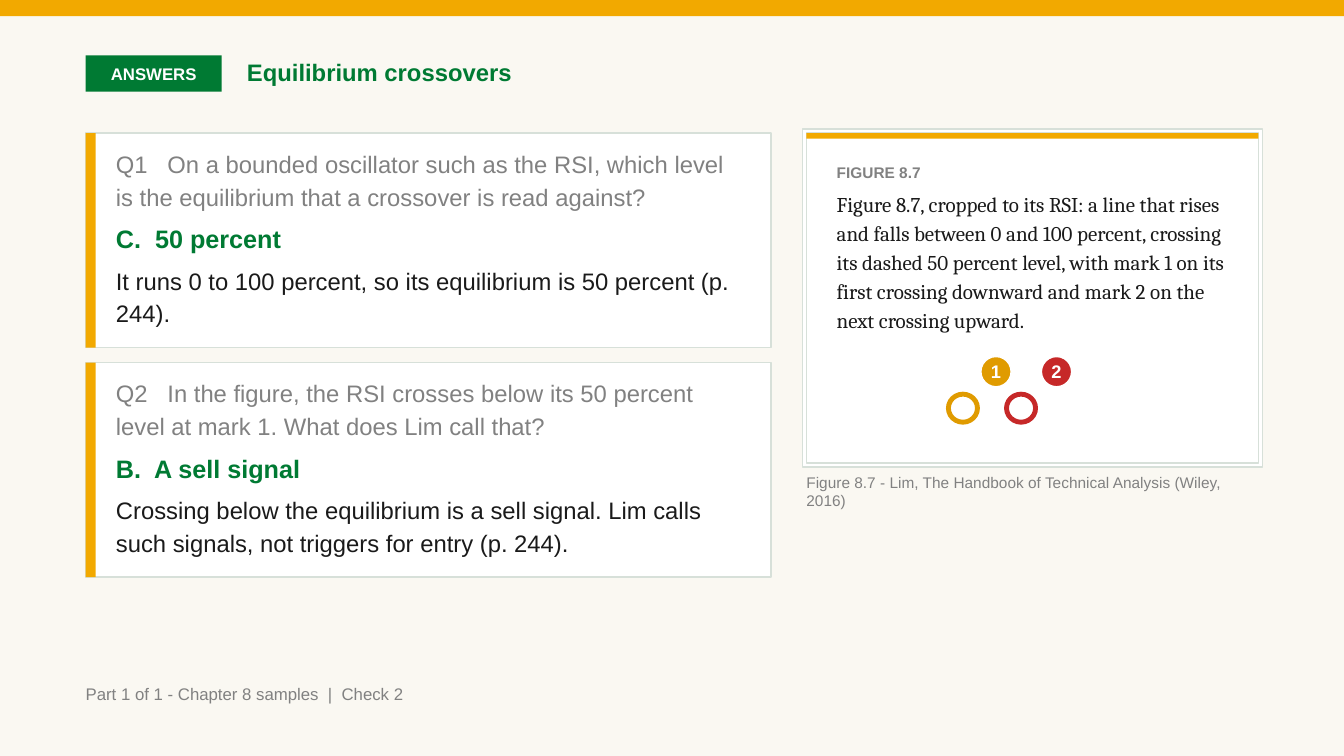
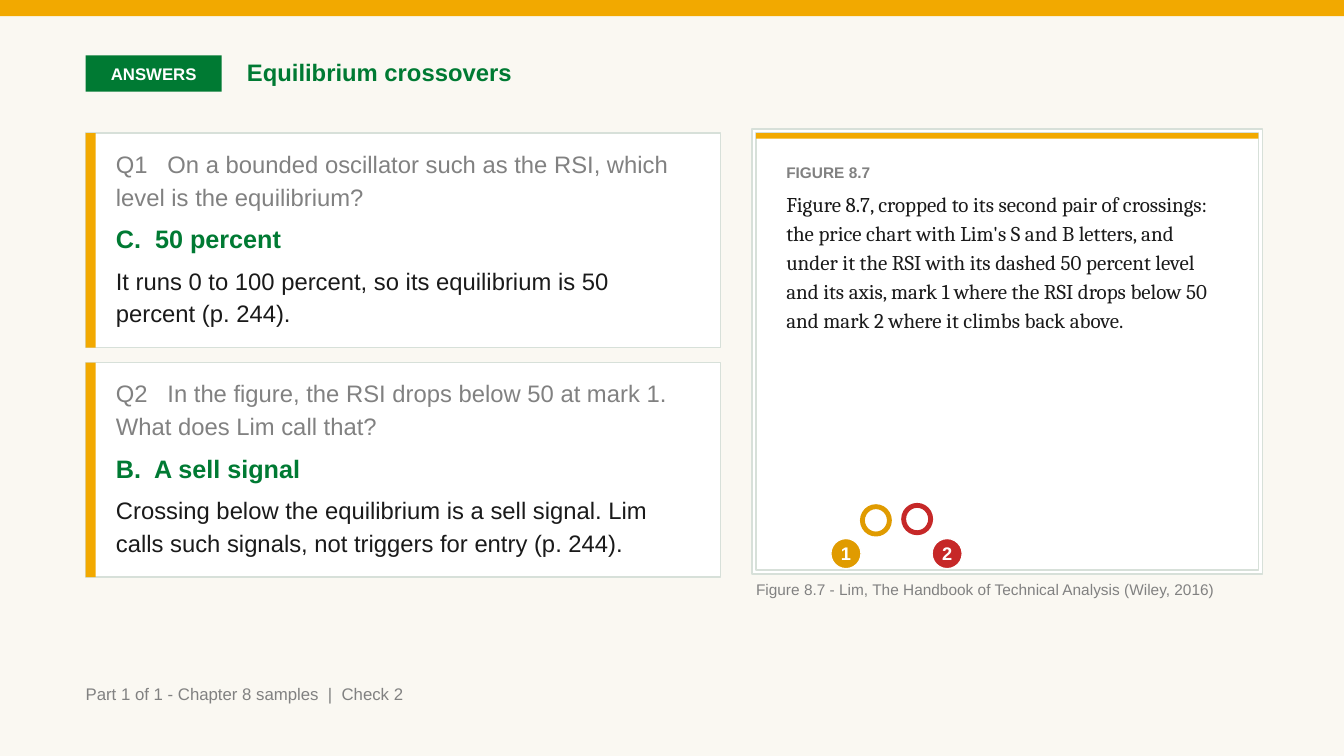
Before and after one commit to benjiesotelo-sudo/Telos_FIN1209, a slide deck: slide 19 of chapter-08/FIN1209-Chapter-08.pptx (slide 16 before the commit). Drawn at 1344x756 pixels with LibreOffice and Linux fonts; fonts in the diff are those of the drawing. Boxes give left, top, right and bottom in pixels: in the first picture for what was removed or moved away, otherwise in the second. Text is boxed around its words. In the diff, an @@ line names an element or a change of style, - is before the commit and + after.

Commit message:
Chapter 8 samples: fresh-read fixes (14 bars drawn, marks on the bar, reference slides, plain wording, one answer typeface)

```diff
--- a/chapter-08/FIN1209-Chapter-08.pptx
+++ b/chapter-08/FIN1209-Chapter-08.pptx
@@ rectangle: place and size @@
-rectangle at [86,133,771,348]
+rectangle at [86,133,721,348]
@@ rectangle: place and size @@
-rectangle at [803,129,1262,467]
+rectangle at [752,129,1262,574]
@@ rectangle: place and size @@
-rectangle at [807,133,1258,139]
+rectangle at [756,133,1258,139]
@@ rectangle: place and size @@
-rectangle at [807,133,1258,463]
+rectangle at [756,133,1258,570]
@@ text at [116,156,668,211]: text changed @@
-Q1 On a bounded oscillator such as the RSI, which level is the equilibrium that a crossover is read against?
+Q1 On a bounded oscillator such as the RSI, which level is the equilibrium?
@@ text "FIGURE 8.7": place and size @@
-text "FIGURE 8.7" at [837,167,1224,333]
+text "FIGURE 8.7" at [786,167,1207,329]
@@ text at [786,197,1207,329]: text changed @@
-Figure 8.7, cropped to its RSI: a line that rises and falls between 0 and 100 percent, crossing its dashed 50 percent level, with mark 1 on its first crossing downward and mark 2 on the next crossing upward.
+Figure 8.7, cropped to its second pair of crossings: the price chart with Lim's S and B letters, and under it the RSI with its dashed 50 percent level and its axis, mark 1 where the RSI drops below 50 and mark 2 where it climbs back above.
@@ text "C. 50 percent" rewrapped from [116,230,729,327] to [116,230,608,327] @@
@@ rectangle: place and size @@
-rectangle at [86,363,771,578]
+rectangle at [86,363,721,578]
@@ text at [116,385,667,435]: text changed @@
-Q2 In the figure, the RSI crosses below its 50 percent level at mark 1. What does Lim call that?
+Q2 In the figure, the RSI drops below 50 at mark 1. What does Lim call that?
@@ text "B. A sell signal" rewrapped from [116,459,701,557] to [116,459,646,557] @@
@@ ellipse: place and size @@
-ellipse at [949,394,978,422]
+ellipse at [863,507,890,534]
@@ ellipse: place and size @@
-ellipse at [1007,394,1036,422]
+ellipse at [904,505,932,532]
@@ ellipse "1": place and size @@
-ellipse "1" at [981,357,1011,387]
+ellipse "1" at [831,538,861,569]
@@ ellipse "2": place and size @@
-ellipse "2" at [1042,357,1072,387]
+ellipse "2" at [933,538,963,569]
@@ text "Figure 8.7 - Lim, The ..." rewrapped from [806,477,1221,509] to [756,584,1213,598] @@
```
Also in this commit, not shown: 13 other slides changed, 3 slides added, 4 other files.
